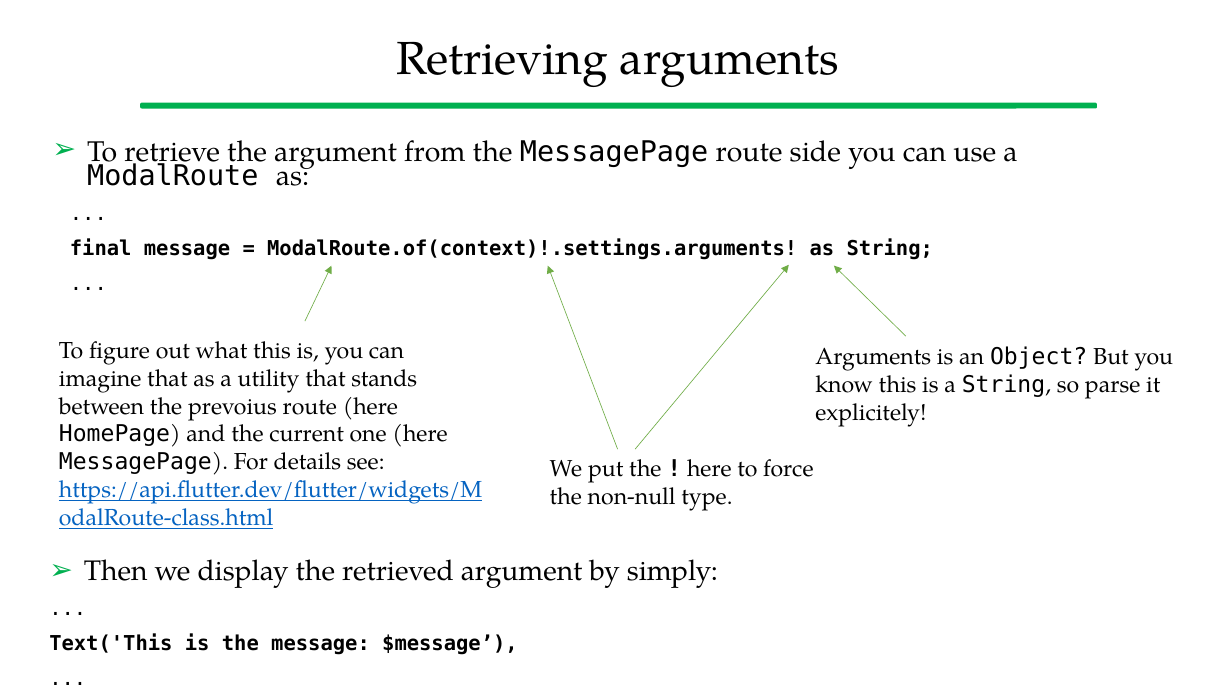
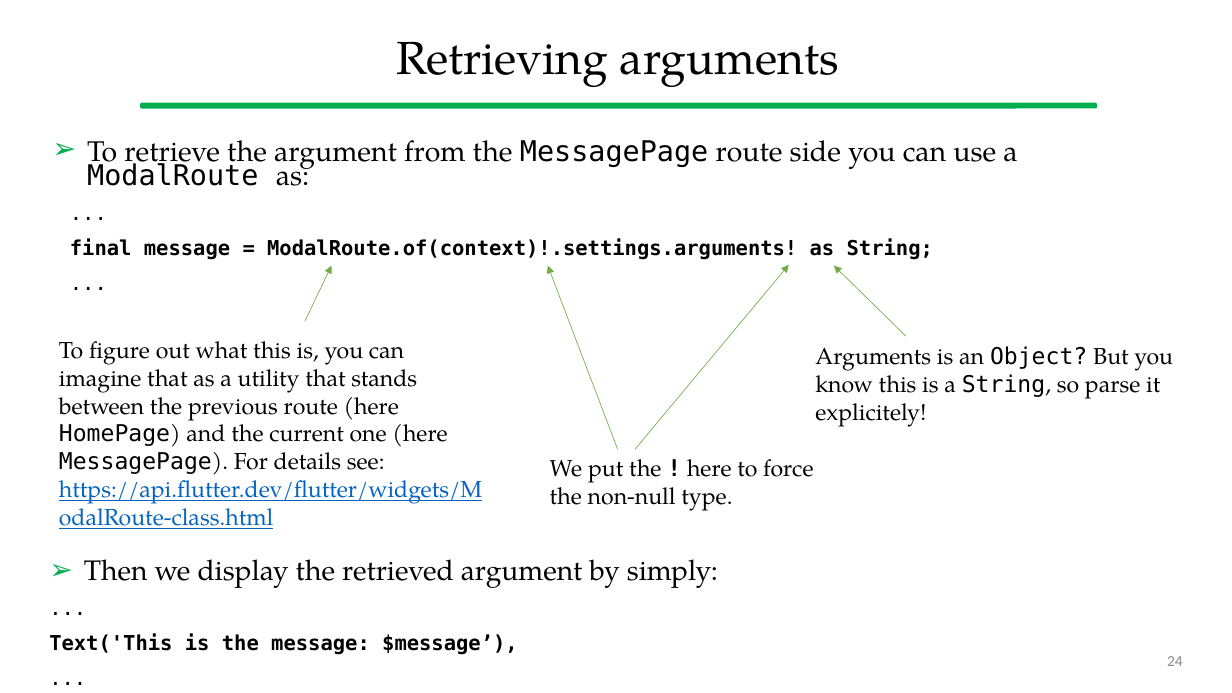
Before and after one commit to gcappon/bwthw, a slide deck: slide 24 of lab_06-navigation/lab_06-navigation.pptx. Drawn at 1232x693 pixels with LibreOffice and Linux fonts; fonts in the diff are those of the drawing. Boxes give left, top, right and bottom in pixels: in the first picture for what was removed or moved away, otherwise in the second. Text is boxed around its words. In the diff, an @@ line names an element or a change of style, - is before the commit and + after.

```diff
--- a/lab_06-navigation/lab_06-navigation.pptx
+++ b/lab_06-navigation/lab_06-navigation.pptx
@@ text at (59, 341, 482, 529): text changed @@
-To figure out what this is, you can imagine that as a utility that stands between the prevoius route (here HomePage) and the current one (here MessagePage). For details see: https://api.flutter.dev/flutter/widgets/ModalRoute-class.html
+To figure out what this is, you can imagine that as a utility that stands between the previous route (here HomePage) and the current one (here MessagePage). For details see: https://api.flutter.dev/flutter/widgets/ModalRoute-class.html
@@ page number added at (1167, 656, 1183, 666), 12 pt, text #8C8C8C @@
+24
```
Also in this commit, not shown: 36 other slides changed, 3 other files.
